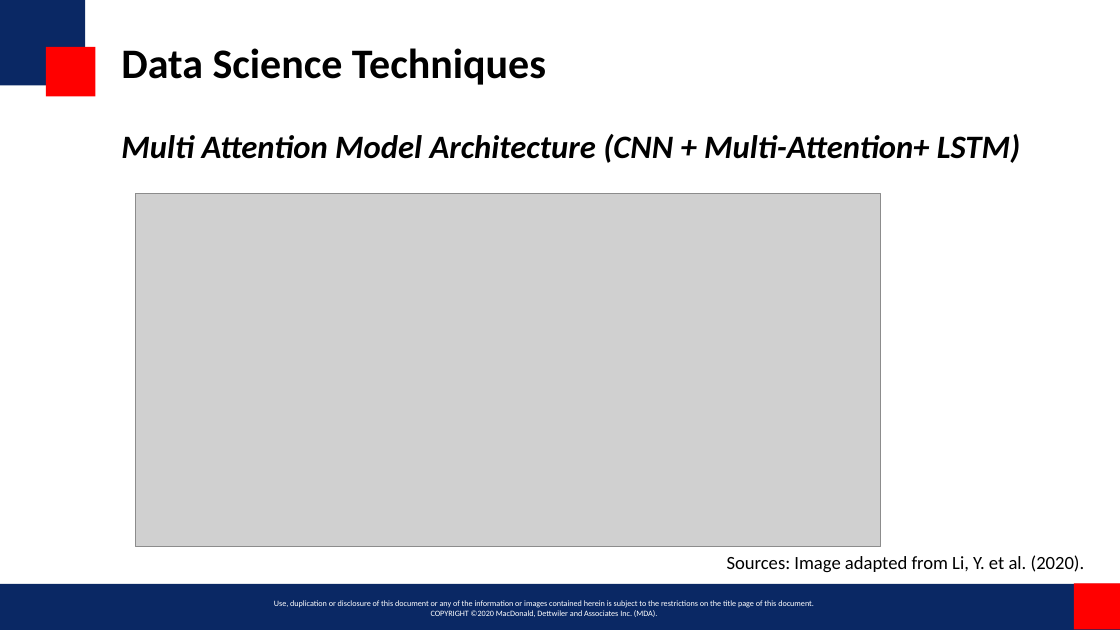
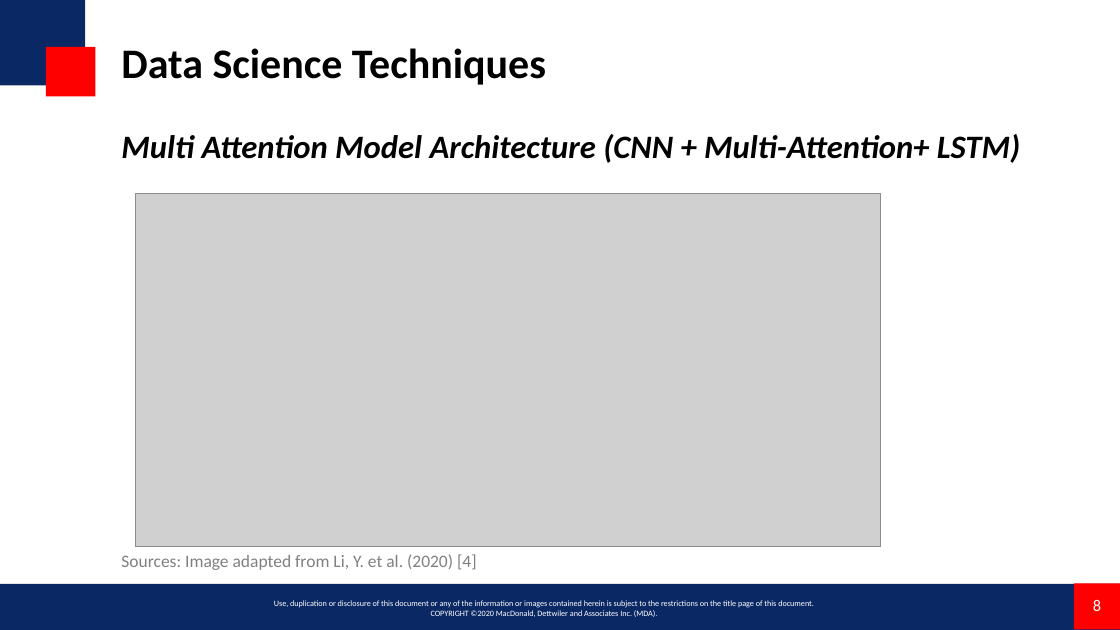
Before and after one commit to miketianchen/MDA_image_captioning, a slide deck: slide 8 of docs/final_presentation.pptx. Drawn at 1120x630 pixels with LibreOffice and Linux fonts; fonts in the diff are those of the drawing; grey boxes stand for pictures; background and template pictures are left out. Boxes give left, top, right and bottom in pixels: in the first picture for what was removed or moved away, otherwise in the second. Text is boxed around its words. In the diff, an @@ line names an element or a change of style, - is before the commit and + after.

```diff
--- a/docs/final_presentation.pptx
+++ b/docs/final_presentation.pptx
@@ text at bbox=[121, 554, 477, 570]: text changed; size 16 to 15 pt; text colour #000000 to #808080 @@
-Sources: Image adapted from Li, Y. et al. (2020).
+Sources: Image adapted from Li, Y. et al. (2020) [4]
@@ page number added at bbox=[1093, 600, 1101, 611], 14 pt, text #FFFFFF @@
+8
```
Also in this commit, not shown: 25 other slides changed, 1 slide added.
